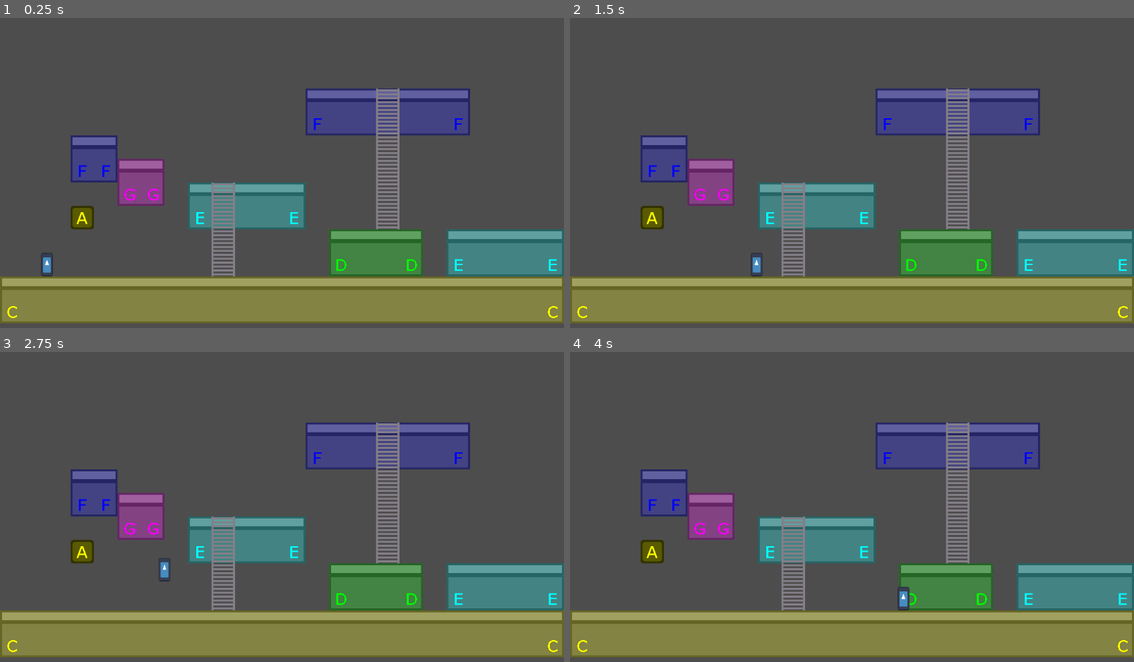
Above: before the commit, frames 1-4 (two rows, left to right).
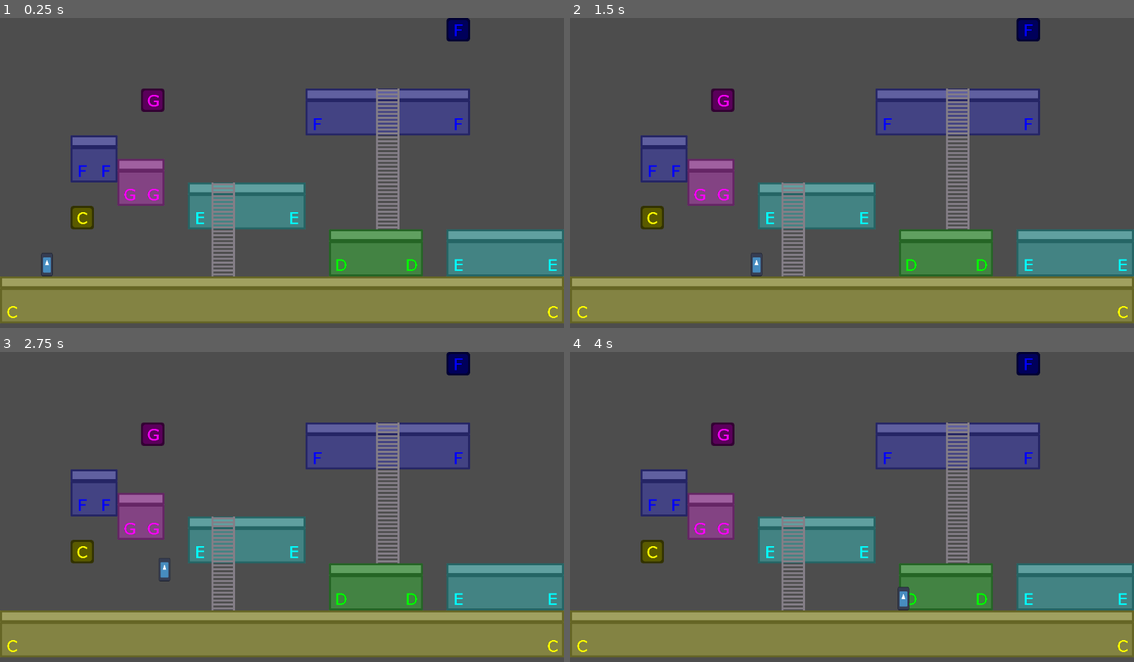
Above: after the commit, the same moments.

Repository: nicom7/game-off-2023
Game: Godot game, scene res://levels/world.tscn
Two runs of this game, one before a commit and one after it. Both use one fixed random seed, a clock stepped at 60 frames per second and the inputs below. The engine's default icon, where the game draws it, is replaced by a stand-in: a white triangle on a blue panel in a dark square.
Inputs:
- Up to frame 1 (0.25 s): no input
- Up to frame 2 (1.5 s): tap Enter at 0.5 s; hold Right (ui_right) from 0.53 s (still down); tap U (A_note) at 0.6 s; tap I (B_note) at 1.35 s
- Up to frame 3 (2.75 s): release Right (ui_right) at 2.03 s; hold Left (ui_left) from 2.03 s (still down); tap O (C_note) at 2.1 s
- Up to frame 4 (4 s): release Left (ui_left) at 2.78 s; hold Right (ui_right) from 2.78 s (still down); tap P (D_note) at 2.85 s; tap R (E_note) at 3.6 s

The runs differ from the first frame. In frame 1, 0.7% of the frame differs, in the area x 13-84%, y 0-67%; in frame 2, 0.7%; in frame 3, 0.7%; in frame 4, 0.7%.

Commit message:
Detect switch block hit
- Play note sequence when block is hit by player

Diff:
--- a/audio/default_bus_layout.tres
+++ b/audio/default_bus_layout.tres
@@ -1,4 +1,9 @@
-[gd_resource type="AudioBusLayout" format=3 uid="uid://4pg6ocr8tc8s"]
+[gd_resource type="AudioBusLayout" load_steps=2 format=3 uid="uid://4pg6ocr8tc8s"]
+
+[sub_resource type="AudioEffectCompressor" id="AudioEffectCompressor_4yh6g"]
+resource_name = "Compressor"
+threshold = -12.9
+release_ms = 20.0
 
 [resource]
 bus/1/name = &"Music"
@@ -17,5 +22,7 @@
 bus/3/solo = false
 bus/3/mute = false
 bus/3/bypass_fx = false
-bus/3/volume_db = -5.625
+bus/3/volume_db = -11.9576
 bus/3/send = &"Master"
+bus/3/effect/0/effect = SubResource("AudioEffectCompressor_4yh6g")
+bus/3/effect/0/enabled = false
--- a/game_objects/audio/ambient_note_player.tscn
+++ b/game_objects/audio/ambient_note_player.tscn
@@ -3,6 +3,7 @@
 [ext_resource type="PackedScene" uid="uid://cdavtxyojmgkm" path="res://game_objects/audio/note_player.tscn" id="1_a3wo5"]
 
 [node name="NotePlayer" instance=ExtResource("1_a3wo5")]
+octave_ratio = 0.075
 
 [node name="AudioStreamPlayer" parent="." index="0"]
 bus = &"Ambient"
--- /dev/null
+++ b/game_objects/audio/block_note_player.tscn
@@ -0,0 +1,18 @@
+[gd_scene load_steps=3 format=3 uid="uid://c2igw674holmk"]
+
+[ext_resource type="PackedScene" uid="uid://cdavtxyojmgkm" path="res://game_objects/audio/note_player.tscn" id="1_6mql1"]
+
+[sub_resource type="Curve" id="Curve_2ck7q"]
+_data = [Vector2(0, 0), 0.0, 0.0, 0, 0, Vector2(0.502326, 1), 0.0, 0.0, 0, 0, Vector2(1, 0.557895), 0.0, 0.0, 0, 0]
+point_count = 3
+
+[node name="NotePlayer" instance=ExtResource("1_6mql1")]
+octave_ratio = 0.0
+duration = 0.1
+attack_duration = 0.1
+release_duration = 0.3
+attack_curve = SubResource("Curve_2ck7q")
+
+[node name="AudioStreamPlayer" parent="." index="0"]
+pitch_scale = 2.0
+bus = &"SFX"
--- a/game_objects/switch_blocks/switch_block.gd
+++ b/game_objects/switch_blocks/switch_block.gd
@@ -1,12 +1,17 @@
 @tool
 class_name SwitchBlock
 extends Node2D
+
+signal hit(block: SwitchBlock)
 
 @export var tone: Globals.Tone = Globals.Tone.A:
 	set(value):
 		if tone != value:
 			tone = value
 			_update_block()
+
+@export var hit_note_player_scene: PackedScene
+var hit_note_player: NotePlayer
 
 func _update_block() -> void:
 	if not is_node_ready():
@@ -17,9 +22,31 @@
 
 # Called when the node enters the scene tree for the first time.
 func _ready() -> void:
-	pass # Replace with function body.
+	_update_block()
 
 
 # Called every frame. 'delta' is the elapsed time since the previous frame.
 func _process(delta: float) -> void:
 	pass
+
+
+func _on_hit_detection_body_entered(body: Node2D) -> void:
+	var character = body as Character
+	if character and character.velocity.y < 0:
+		hit.emit(self)
+
+func _on_hit(block: SwitchBlock) -> void:
+	hit_note_player = hit_note_player_scene.instantiate()
+	hit_note_player.tone = tone
+	hit_note_player.octave_ratio = 1
+	add_child(hit_note_player)
+	hit_note_player.start()
+	$NotePlayerTimer.start()
+
+
+func _on_note_player_timer_timeout() -> void:
+	hit_note_player = hit_note_player_scene.instantiate()
+	hit_note_player.tone = tone
+	hit_note_player.octave_ratio = 0.2
+	add_child(hit_note_player)
+	hit_note_player.start()
--- a/game_objects/switch_blocks/switch_block.tscn
+++ b/game_objects/switch_blocks/switch_block.tscn
@@ -1,12 +1,24 @@
-[gd_scene load_steps=4 format=3 uid="uid://dbwx5x1x0vi2d"]
+[gd_scene load_steps=7 format=3 uid="uid://dbwx5x1x0vi2d"]
 
 [ext_resource type="Script" path="res://game_objects/switch_blocks/switch_block.gd" id="1_22t1h"]
+[ext_resource type="PackedScene" uid="uid://c2igw674holmk" path="res://game_objects/audio/block_note_player.tscn" id="2_32ohu"]
 [ext_resource type="Texture2D" uid="uid://bfxbquwrra8m" path="res://sprites/block.png" id="2_ueuwi"]
 [ext_resource type="Texture2D" uid="uid://ce8lu3ux0xvwc" path="res://sprites/tones.png" id="3_bim2w"]
 
-[node name="SwitchBlock" type="Node2D"]
+[sub_resource type="RectangleShape2D" id="RectangleShape2D_qwe2d"]
+size = Vector2(48, 48)
+
+[sub_resource type="RectangleShape2D" id="RectangleShape2D_v1sty"]
+size = Vector2(48, 12)
+
+[node name="SwitchBlock" type="StaticBody2D"]
 modulate = Color(1, 0, 0, 1)
 script = ExtResource("1_22t1h")
+hit_note_player_scene = ExtResource("2_32ohu")
+
+[node name="CollisionShape2D" type="CollisionShape2D" parent="."]
+position = Vector2(24, 24)
+shape = SubResource("RectangleShape2D_qwe2d")
 
 [node name="Block" type="Sprite2D" parent="."]
 texture = ExtResource("2_ueuwi")
@@ -18,3 +30,17 @@
 hframes = 7
 region_enabled = true
 region_rect = Rect2(0, 0, 336, 48)
+
+[node name="HitDetection" type="Area2D" parent="."]
+position = Vector2(24, 48)
+
+[node name="CollisionShape2D" type="CollisionShape2D" parent="HitDetection"]
+shape = SubResource("RectangleShape2D_v1sty")
+
+[node name="NotePlayerTimer" type="Timer" parent="."]
+wait_time = 0.12
+one_shot = true
+
+[connection signal="hit" from="." to="." method="_on_hit"]
+[connection signal="body_entered" from="HitDetection" to="." method="_on_hit_detection_body_entered"]
+[connection signal="timeout" from="NotePlayerTimer" to="." method="_on_note_player_timer_timeout"]
--- a/levels/world.tscn
+++ b/levels/world.tscn
@@ -67,5 +67,15 @@
 position = Vector2(144, 384)
 tone = 2
 
+[node name="SwitchBlock2" parent="." instance=ExtResource("7_ki10g")]
+modulate = Color(1, 0, 1, 1)
+position = Vector2(288, 144)
+tone = 6
+
+[node name="SwitchBlock3" parent="." instance=ExtResource("7_ki10g")]
+modulate = Color(0, 0, 1, 1)
+position = Vector2(912, 0)
+tone = 5
+
 [connection signal="current_tone_changed" from="Player" to="." method="_on_player_current_tone_changed"]
 [connection signal="on_floor_changed" from="Player" to="." method="_on_player_on_floor_changed"]
